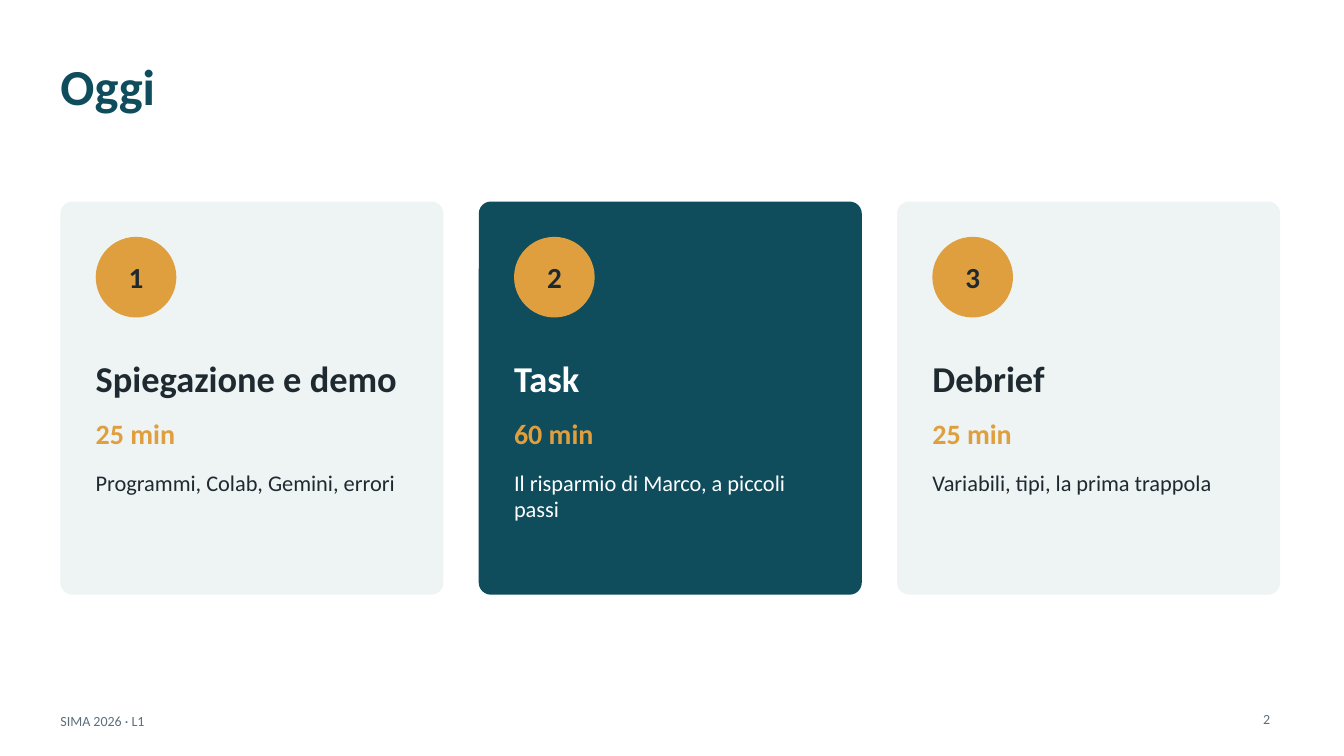
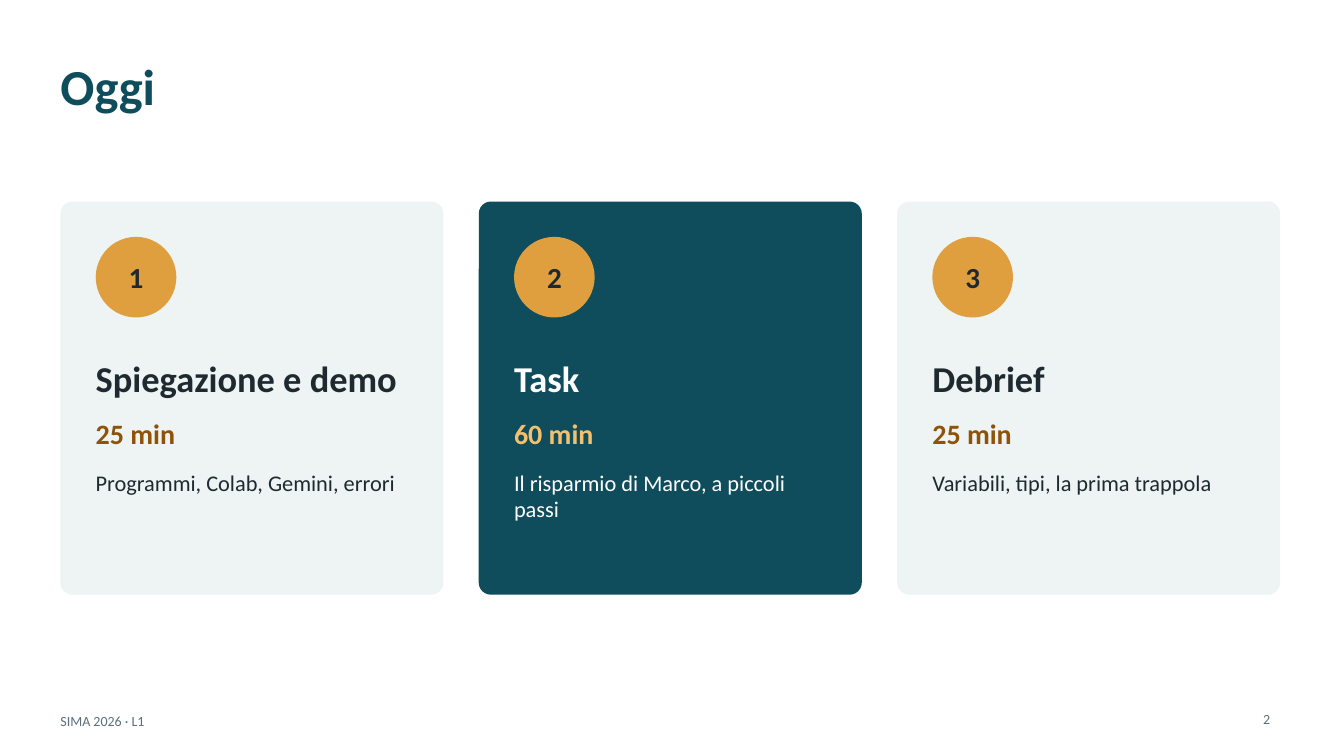
Before and after one commit to andrealorenzon/SIMA2026, a slide deck: slide 2 of lezioni/L01_python_calcolatrice/slide.pptx. Drawn at 1344x756 pixels with LibreOffice and Linux fonts; fonts in the diff are those of the drawing. Boxes give left, top, right and bottom in pixels: in the first picture for what was removed or moved away, otherwise in the second. Text is boxed around its words. In the diff, an @@ line names an element or a change of style, - is before the commit and + after.

```diff
--- a/lezioni/L01_python_calcolatrice/slide.pptx
+++ b/lezioni/L01_python_calcolatrice/slide.pptx
@@ text "25 min" at box(96, 424, 175, 444): text colour #E09F3E to #8F5308 @@
@@ text "60 min" at box(514, 424, 594, 444): text colour #E09F3E to #F4C06E @@
@@ text "25 min" at box(932, 424, 1012, 444): text colour #E09F3E to #8F5308 @@
```
Also in this commit, not shown: 5 other slides changed, 2 other files.
